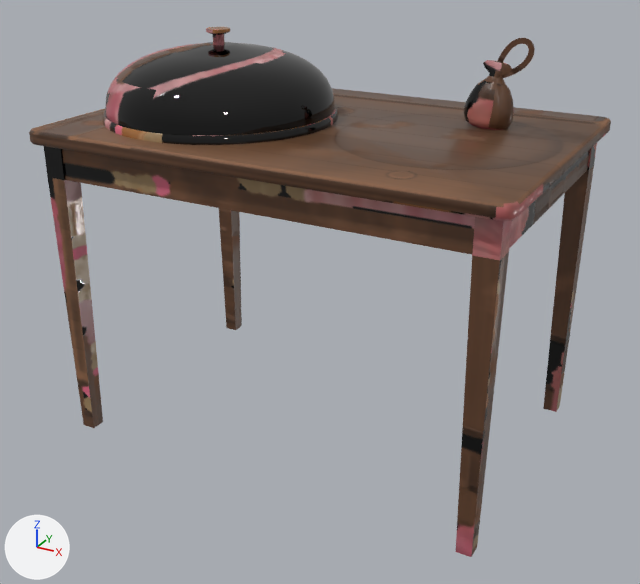
Before and after pictures for a commit that changed the Blender file art/dining_table/dining_table.blend.
Before and after are seen from a camera (50 mm lens) standing at (0.939, -1.74, 1.214) and looking at (0.009, -0.05, 0.369). Every picture has the same lights, and +X, +Y and +Z are marked at lower left. The picture after the commit comes second.

Script lines for the objects in view, before the commit:
```python
me_diningtable = bpy.data.meshes.new('DiningTable')
me_diningtable.from_pydata(...)  # 1454 vertices, 1376 faces; spans x -0.55..0.55, y -0.375..0.375, z 0.0..0.957
me_diningtable.polygons.foreach_set('use_smooth', [True] * 1376)
me_diningtable.materials.append(mat_diningtable_baked)
ob_diningtable = bpy.data.objects.new('DiningTable', me_diningtable)
ob_diningtable.location = (0.0, 0.0, 0.0)
```
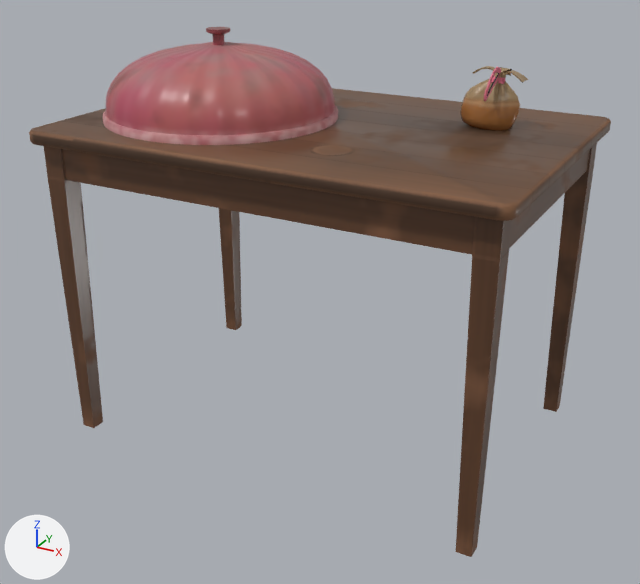
Location of each change, [x1, y1, x2, y2] in pixels of the pictures (640 x 584 px; the box of a moved part takes in the faces that stretch with it):
part 1 of me_diningtable, added: after [491, 76, 506, 84]
part 2 of me_diningtable, moved or reshaped: before [464, 38, 535, 130]; after [460, 66, 528, 130]
part 3 of me_diningtable, surface changed: [29, 27, 611, 557] in both

Patch to the scene script:
```diff
--- a/art/dining_table/dining_table.blend.py
+++ b/art/dining_table/dining_table.blend.py
@@ me_diningtable @@
 # used by ob_diningtable; location = (0.0, 0.0, 0.0)
-me_diningtable.from_pydata(...)  # 1454 vertices, 1376 faces; spans x -0.55..0.55, y -0.375..0.375, z 0.0..0.957
+me_diningtable.from_pydata(...)  # 1542 vertices, 1454 faces; spans x -0.55..0.55, y -0.375..0.375, z 0.0..0.957
+# me_diningtable part 1: a new loose piece of 60 vertices spanning x 0.317..0.357, y 0.134..0.166, z 0.857..0.872, in mat_diningtable_baked
+# me_diningtable part 2: 342 vertices moved from x 0.267..0.412, y 0.11..0.19, z 0.755..0.954 to x 0.26..0.399, y 0.074..0.196, z 0.756..0.893; 70 vertices removed from x 0.309..0.409, y 0.135..0.168, z 0.855..0.917; 98 vertices added at x 0.299..0.393, y 0.067..0.166, z 0.831..0.894
+# me_diningtable part 3: 1269 kept faces spanning x -0.55..0.55, y -0.375..0.375, z 0.0..0.957 get new texture (UV) coordinates
 me_diningtable.materials.append(mat_diningtable_baked)
```
